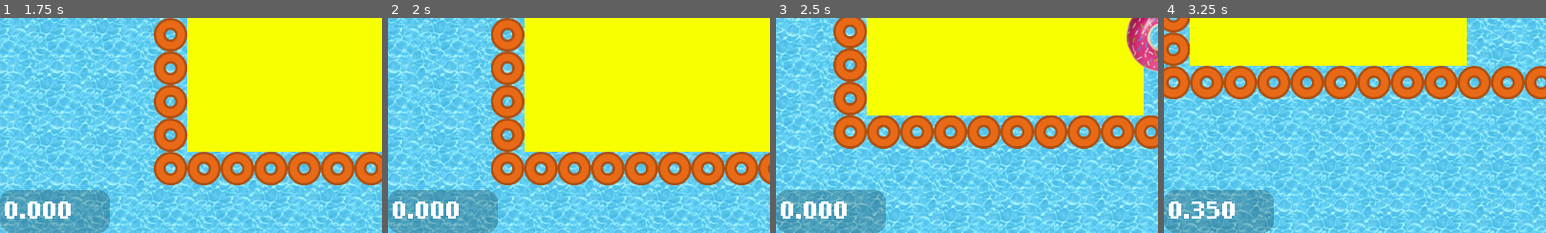
Above: before the commit, frames 1-4 (left to right).
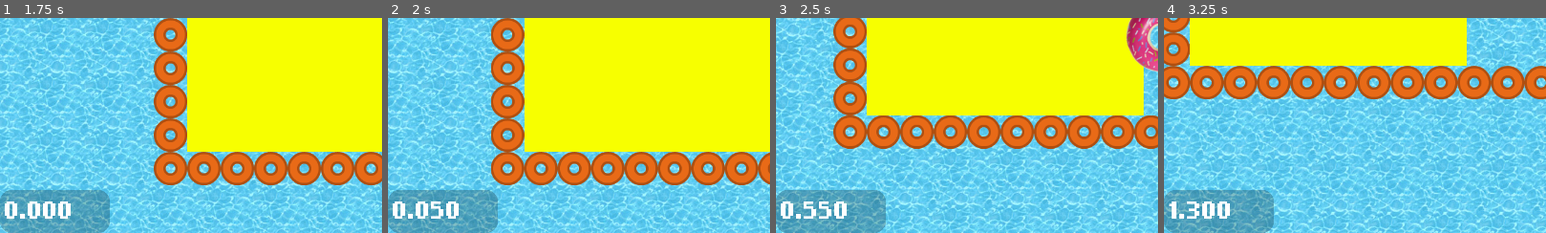
Above: after the commit, the same moments.

Repository: djalexkidd/wesh-bouee
Game: Godot game, scene res://scenes/TitleScreen.tscn
Two runs of this game, one before a commit and one after it. Both use one fixed random seed, a clock stepped at 60 frames per second and the inputs below.
Inputs:
- Up to frame 1 (1.75 s): click "Jouer" at 0.5 s; hold Right (right) from 1.28 s (still down); hold F (run) from 1.28 s (still down)
- Up to frame 2 (2 s): keep holding Right (right); keep holding F (run)
- Up to frame 3 (2.5 s): release Right (right) at 2.03 s; release F (run) at 2.03 s; hold Down (down) from 2.03 s (still down); tap F (run) at 2.1 s
- Up to frame 4 (3.25 s): release Down (down) at 2.78 s; hold Right (right) from 2.78 s (still down); hold F (run) from 2.78 s (still down)
The pictures show only the part of the screen within x 0-50%, y 50-100%; the shares and areas given below are measured in that part.

Frame 1 is identical in both runs. In frame 2, 0.1% of the frame differs, in the area x 11-15%, y 85-94%; in frame 3, 0.2%; in frame 4, 0.9%, in the area x 1-19%, y 85-94%.

Commit message:
Ajout écran de fin

Diff:
--- a/scenes/Game.tscn
+++ b/scenes/Game.tscn
@@ -34,7 +34,7 @@
 0/z_index = 0
 
 [sub_resource type="RectangleShape2D" id=3]
-extents = Vector2( 232, 224 )
+extents = Vector2( 160, 152 )
 
 [sub_resource type="StyleBoxFlat" id=4]
 bg_color = Color( 0.0705882, 0.768627, 0.0705882, 1 )
--- /dev/null
+++ b/scenes/Goal.tscn
@@ -0,0 +1,124 @@
+[gd_scene load_steps=7 format=2]
+
+[ext_resource path="res://assets/fonts/nokiafc22.ttf" type="DynamicFontData" id=1]
+[ext_resource path="res://scripts/Goal.gd" type="Script" id=2]
+
+[sub_resource type="DynamicFont" id=1]
+size = 128
+font_data = ExtResource( 1 )
+
+[sub_resource type="DynamicFont" id=2]
+size = 32
+font_data = ExtResource( 1 )
+
+[sub_resource type="StyleBoxEmpty" id=3]
+
+[sub_resource type="DynamicFont" id=4]
+size = 64
+font_data = ExtResource( 1 )
+
+[node name="Goal" type="Control"]
+anchor_right = 1.0
+anchor_bottom = 1.0
+script = ExtResource( 2 )
+__meta__ = {
+"_edit_use_anchors_": false
+}
+
+[node name="ColorRect" type="ColorRect" parent="."]
+margin_right = 1280.0
+margin_bottom = 720.0
+color = Color( 0.258824, 0.321569, 0.537255, 1 )
+__meta__ = {
+"_edit_use_anchors_": false
+}
+
+[node name="Title" type="Label" parent="."]
+anchor_right = 1.0
+margin_bottom = 160.0
+custom_fonts/font = SubResource( 1 )
+text = "Terminé !"
+align = 1
+__meta__ = {
+"_edit_use_anchors_": false
+}
+
+[node name="Time" type="Label" parent="."]
+anchor_top = 1.0
+anchor_right = 1.0
+anchor_bottom = 1.0
+margin_left = 384.0
+margin_top = -240.0
+margin_right = -580.0
+margin_bottom = -200.0
+custom_fonts/font = SubResource( 2 )
+text = "Temps :"
+align = 1
+__meta__ = {
+"_edit_use_anchors_": false
+}
+
+[node name="TimeValue" type="Label" parent="."]
+anchor_top = 1.0
+anchor_right = 1.0
+anchor_bottom = 1.0
+margin_left = 736.0
+margin_top = -240.0
+margin_right = -388.0
+margin_bottom = -200.0
+custom_fonts/font = SubResource( 2 )
+text = "999.999"
+align = 1
+__meta__ = {
+"_edit_use_anchors_": false
+}
+
+[node name="HighScore" type="Label" parent="."]
+anchor_top = 1.0
+anchor_right = 1.0
+anchor_bottom = 1.0
+margin_left = 384.0
+margin_top = -176.0
+margin_right = -580.0
+margin_bottom = -136.0
+custom_fonts/font = SubResource( 2 )
+text = "Meilleur temps :"
+align = 1
+__meta__ = {
+"_edit_use_anchors_": false
+}
+
+[node name="HighScoreValue" type="Label" parent="."]
+anchor_top = 1.0
+anchor_right = 1.0
+anchor_bottom = 1.0
+margin_left = 736.0
+margin_top = -176.0
+margin_right = -388.0
+margin_bottom = -136.0
+custom_fonts/font = SubResource( 2 )
+text = "999.999"
+align = 1
+__meta__ = {
+"_edit_use_anchors_": false
+}
+
+[node name="Button" type="Button" parent="."]
+anchor_left = 0.5
+anchor_top = 0.5
+anchor_right = 0.5
+anchor_bottom = 0.5
+margin_left = -318.0
+margin_top = -43.0
+margin_right = 318.0
+margin_bottom = 43.0
+custom_styles/focus = SubResource( 3 )
+custom_fonts/font = SubResource( 4 )
+custom_colors/font_color_hover = Color( 1, 1, 0, 1 )
+text = "Recommencer ?"
+flat = true
+__meta__ = {
+"_edit_use_anchors_": false
+}
+
+[connection signal="pressed" from="Button" to="." method="_on_Button_pressed"]
--- a/scripts/Game.gd
+++ b/scripts/Game.gd
@@ -12,4 +12,8 @@
 
 func _on_Player_stopwatch():
 	if $HUD.time > 1 and $HUD.time < Global.highscore:
+		Global.lasttime = $HUD.time
+		Global.highscore = $HUD.get_time()
 		save_highscore()
+	elif $HUD.time > 1 and not $HUD.time < Global.highscore:
+		Global.lasttime = $HUD.time
--- a/scripts/Global.gd
+++ b/scripts/Global.gd
@@ -1,3 +1,4 @@
 extends Node
 
+var lasttime = 0
 var highscore = 999.999
--- /dev/null
+++ b/scripts/Goal.gd
@@ -0,0 +1,8 @@
+extends Control
+
+func _ready():
+	$TimeValue.text = "%0.3f" % Global.lasttime
+	$HighScoreValue.text = "%0.3f" % Global.highscore
+
+func _on_Button_pressed():
+	get_tree().change_scene("res://scenes/Game.tscn")
--- a/scripts/HUD.gd
+++ b/scripts/HUD.gd
@@ -12,7 +12,7 @@
 	return time
 
 func _on_Player_bar():
-	$ProgressBar.value -= 1
+	$ProgressBar.value -= 2
 
 func _on_Player_stopwatch():
 	running = !running
--- a/scripts/Player.gd
+++ b/scripts/Player.gd
@@ -28,7 +28,7 @@
 	$Sprite.rotate(0.01)
 
 	if hurt:
-		health -= 1
+		health -= 2
 		emit_signal("bar")
 		set_modulate(Color(1,0.3,0.3))
 		if health == 0:
@@ -49,3 +49,4 @@
 
 func _on_Goal_body_entered(body):
 	emit_signal("stopwatch")
+	get_tree().change_scene("res://scenes/Goal.tscn")
--- a/scripts/TitleScreen.gd
+++ b/scripts/TitleScreen.gd
@@ -14,6 +14,6 @@
 	save_file.open("user://highscores.json", File.READ)
 	var json_str = save_file.get_as_text()
 	var game_data = JSON.parse(json_str).result
-	$HighScoreValue.text = str(game_data.highscore)
+	$HighScoreValue.text = "%0.3f" % game_data.highscore
 	Global.highscore = game_data.highscore
 	save_file.close()
